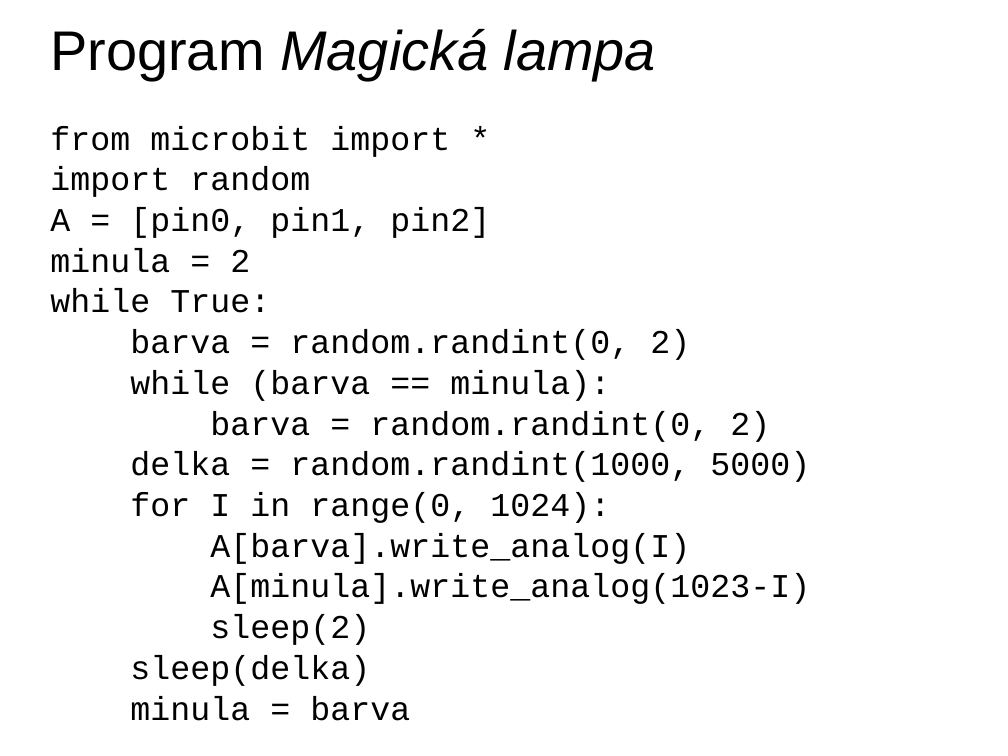
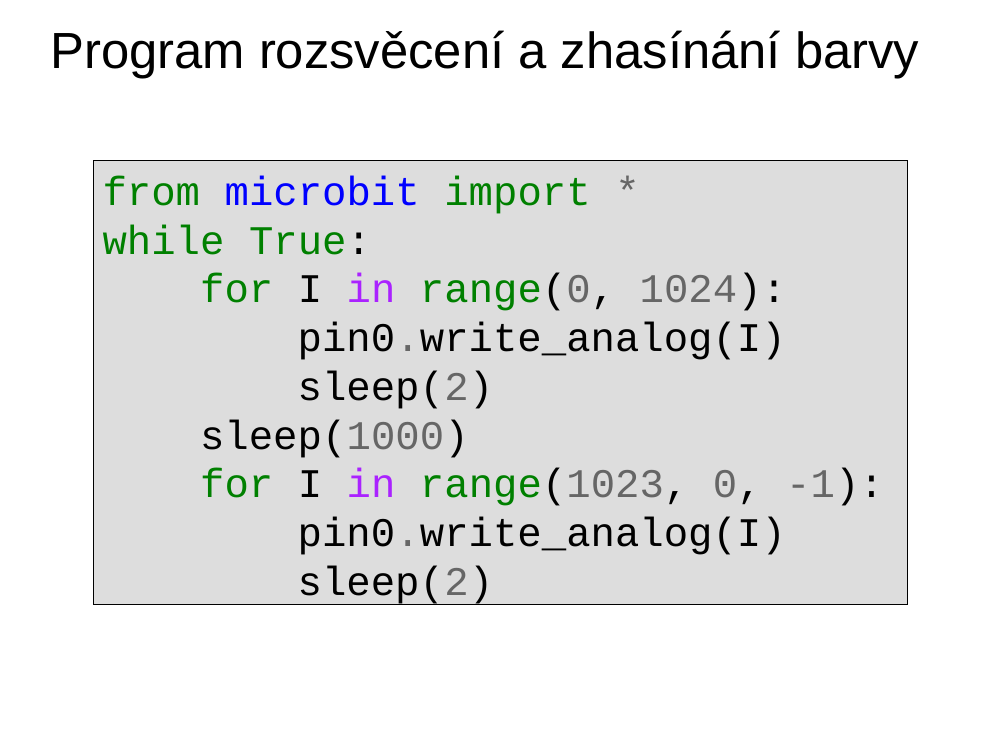
Before and after one commit to jipech/PRIM-microbit, a slide deck: slide 8 of 06-Periferie/01_Pro_ucitele/Prezentace/61-periferie-tribarevna_dioda.pptx. Drawn at 1008x756 pixels with LibreOffice and Linux fonts; fonts in the diff are those of the drawing; background and template pictures are left out. Boxes give left, top, right and bottom in pixels: in the first picture for what was removed or moved away, otherwise in the second. Text is boxed around its words. In the diff, an @@ line names an element or a change of style, - is before the commit and + after.

```diff
--- a/06-Periferie/01_Pro_ucitele/Prezentace/61-periferie-tribarevna_dioda.pptx
+++ b/06-Periferie/01_Pro_ucitele/Prezentace/61-periferie-tribarevna_dioda.pptx
@@ text at box(50, 30, 919, 79): text changed; size 44 to 40 pt; italic off @@
-Program Magická lampa
+Program rozsvěcení a zhasínání barvy
@@ subtitle removed at box(50, 126, 810, 721) @@
-from microbit import *
-import random
-A = [pin0, pin1, pin2]
-minula = 2
-while True:
-barva = random.randint(0, 2)
-while (barva == minula):
-barva = random.randint(0, 2)
-delka = random.randint(1000, 5000)
-for I in range(0, 1024):
-A[barva].write_analog(I)
-A[minula].write_analog(1023-I)
-sleep(2)
-sleep(delka)
-minula = barva
@@ rectangle added at box(93, 160, 907, 605), fill #DDDDDD, outline #000000 0.75 pt, 32 pt, text #000000 @@
+from microbit import *
+while True:
+for I in range(0, 1024):
+pin0.write_analog(I)
+sleep(2)
+sleep(1000)
+for I in range(1023, 0, -1):
+pin0.write_analog(I)
+sleep(2)
```
Also in this commit, not shown: 4 other slides changed, 31 other files.
